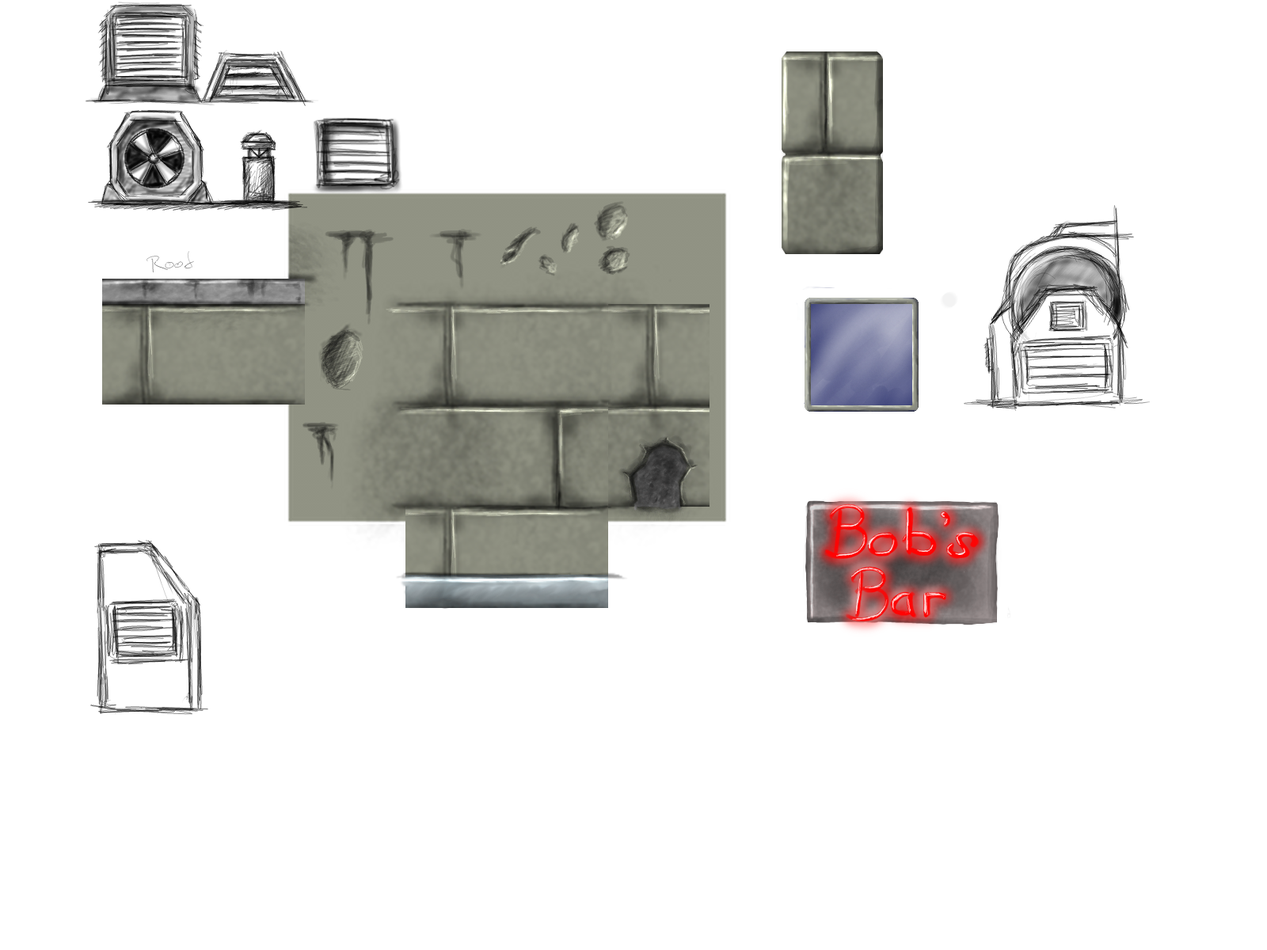
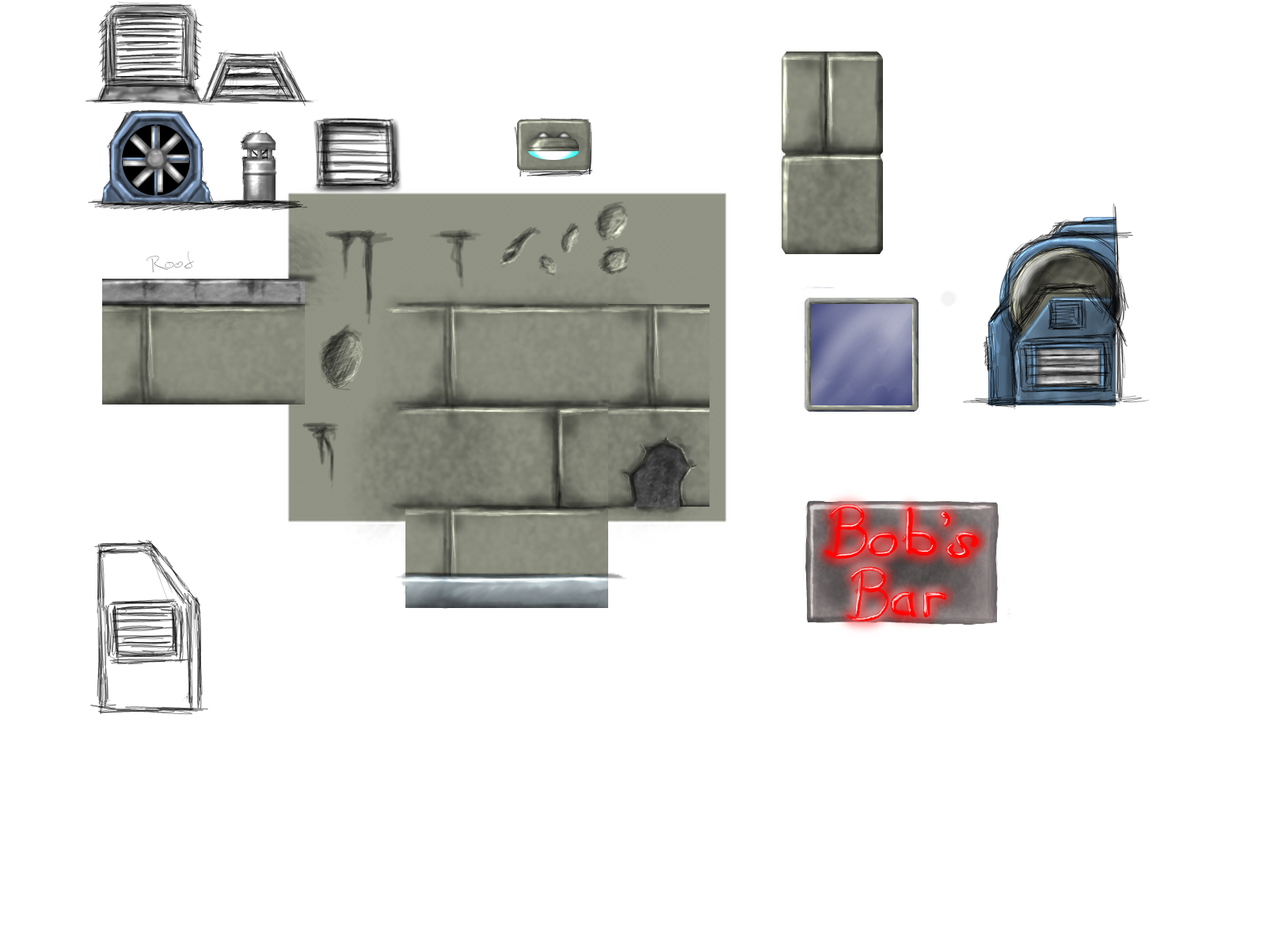
Layer changes from the first 1267px x 950px image to the second:
added layer "Pasted Layer#1" above "New Layer#4" over 939, 203, 1149, 410
added layer "New Layer#4" above "New Layer#3" over 121, 124, 579, 196
added layer "New Layer#3" above "New Layer#2" over 122, 125, 579, 193
added layer "New Layer#2" above "New Layer" over 102, 111, 590, 202
painted on "New Layer" over 513, 117, 1150, 411
